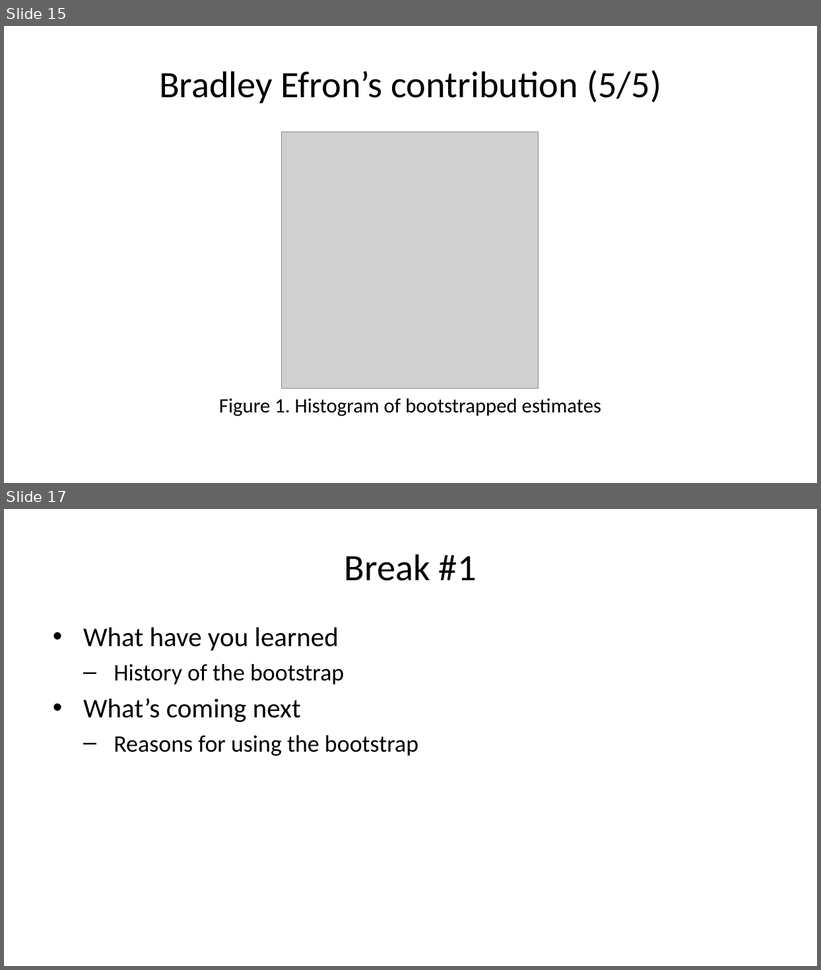
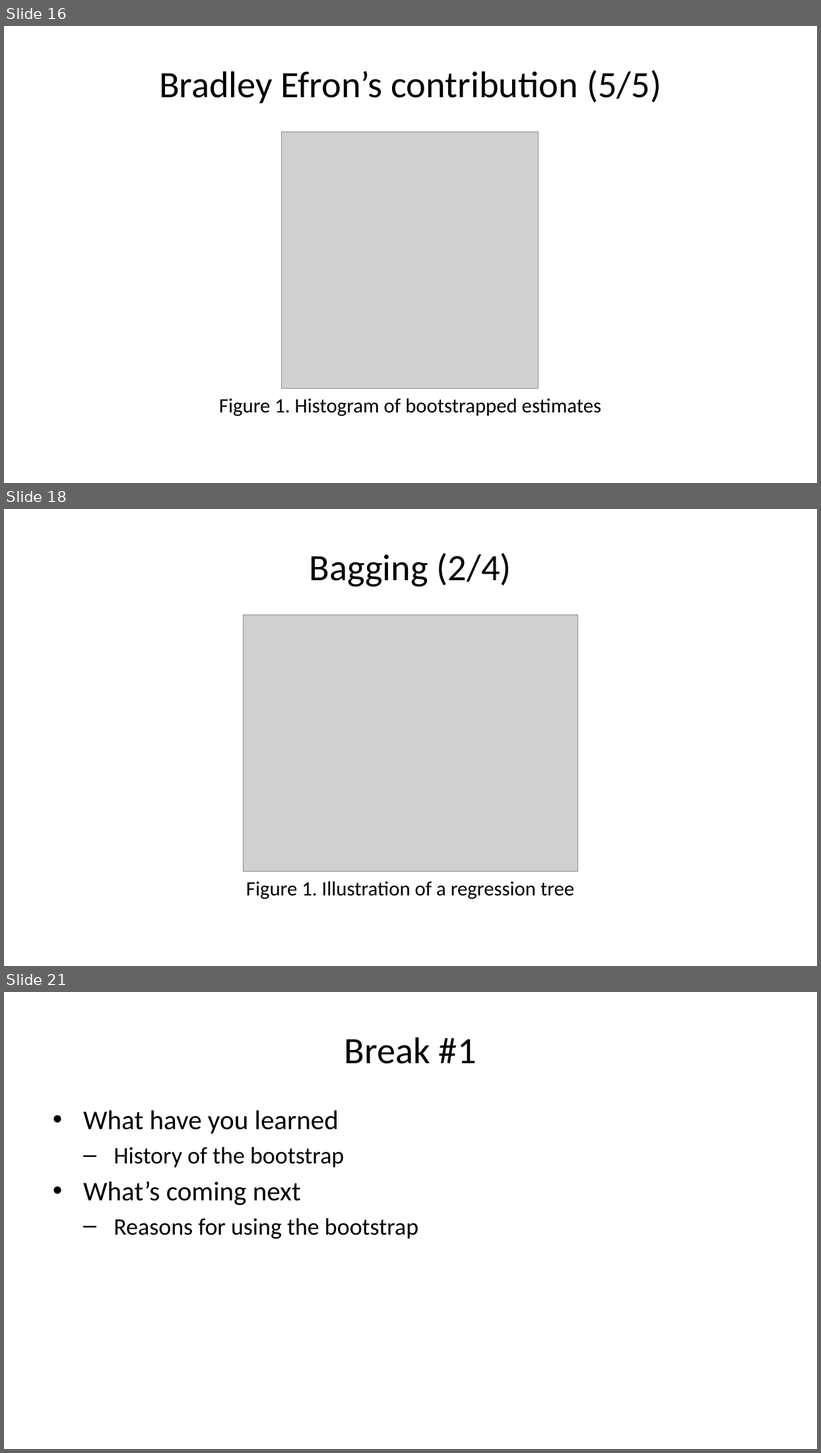
Before and after one commit to pmean/papers-and-presentations, a slide deck: bootstrap/src/bootstrap-slides.pptx. Shown one above the other, each under a label of ours: slides 15 and 17 before the commit, slides 16, 18 and 21 after it; the slides between them are not shown. The pictures are 821x970 and 821x1453 pixels, drawn with LibreOffice and Linux fonts; fonts in the diff are those of the drawing; grey boxes stand for pictures. Boxes give left, top, right and bottom in pixels: in the first picture for what was removed or moved away, otherwise in the second. Text is boxed around its words. In the diff, an @@ line names an element or a change of style, - is before the commit and + after.

```diff
--- a/bootstrap/src/bootstrap-slides.pptx
+++ b/bootstrap/src/bootstrap-slides.pptx
@@ slide 18 added at (4,509,817,966), background #FFFFFF @@
@@ title added at (310,553,512,587), 33 pt, text #000000 @@
+Bagging (2/4)
@@ picture added at (243,615,578,871) @@
@@ text added at (246,881,574,900), 18 pt, text #000000 @@
+Figure 1. Illustration of a regression tree
@@ what was slide 15 is now slide 16 @@
@@ what was slide 17 is now slide 21 @@
```
Also in this commit, not shown: 4 slides changed, 3 other slides added, 1 other file.
